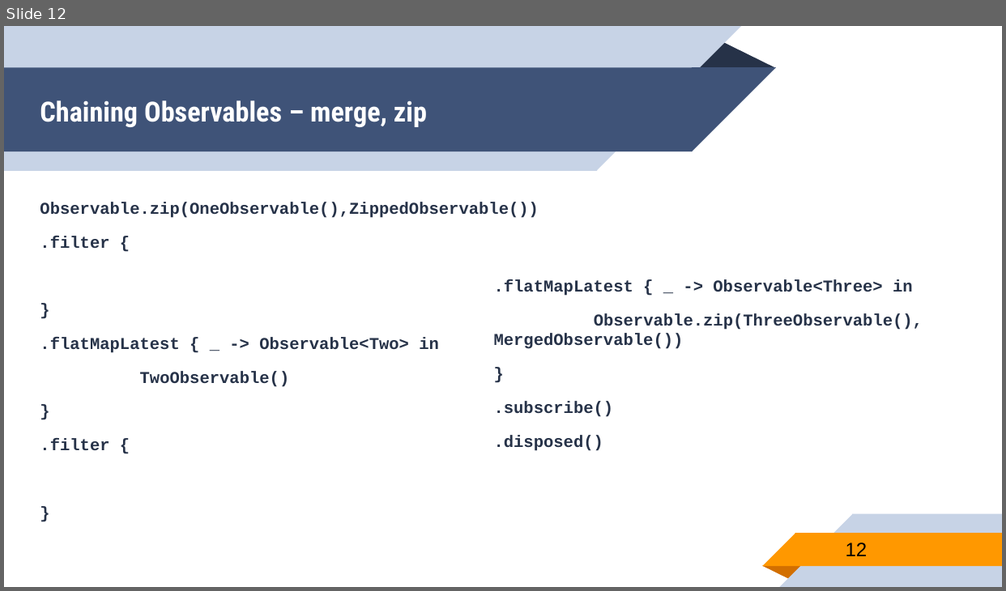
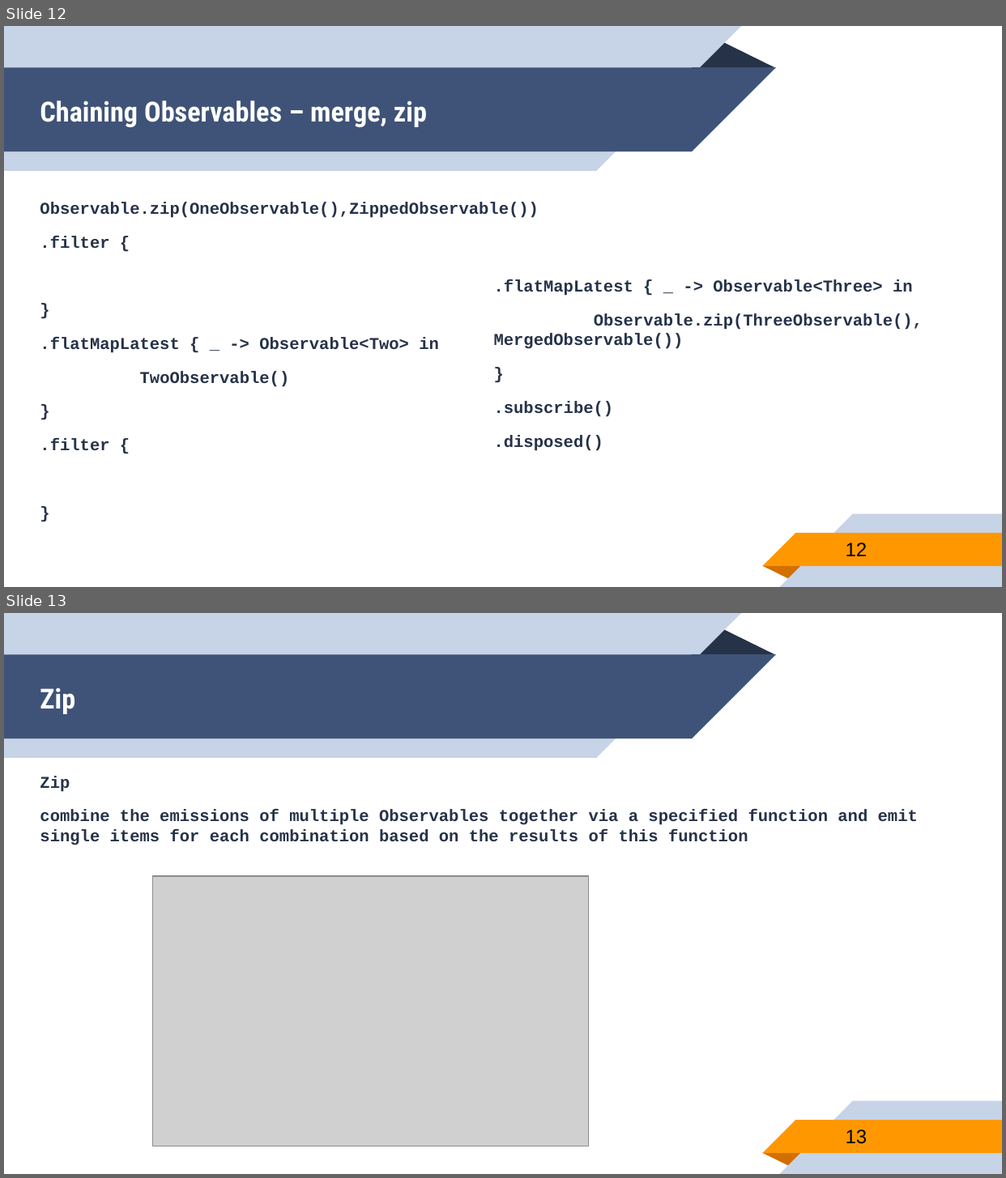
Before and after one commit to younghwankim/RxSwiftClass, a slide deck: ChainObservable/ObservableChain.pptx. Shown one above the other, each under a label of ours: slide 12 before the commit, slides 12 and 13 after it. The pictures are 1006x591 and 1006x1178 pixels, drawn with LibreOffice and Linux fonts; fonts in the diff are those of the drawing; grey boxes stand for pictures. Boxes give left, top, right and bottom in pixels: in the first picture for what was removed or moved away, otherwise in the second. Text is boxed around its words. In the diff, an @@ line names an element or a change of style, - is before the commit and + after.

```diff
--- a/ChainObservable/ObservableChain.pptx
+++ b/ChainObservable/ObservableChain.pptx
@@ slide 13 added at bbox=[4, 613, 1002, 1174], background #FFFFFF; not listed: 10 template elements that a slide beside it also shows @@
@@ title added at bbox=[40, 688, 75, 714], 20 pt, text #FFFFFF, bold @@
+Zip
@@ text added at bbox=[40, 776, 918, 845], 12 pt, text #263248, bold @@
+Zip
+combine the emissions of multiple Observables together via a specified function and emit single items for each combination based on the results of this function
@@ picture added at bbox=[153, 876, 589, 1147] @@
@@ page number added at bbox=[846, 1130, 867, 1144], 14 pt, text #000000 @@
+13
```
Also in this commit, not shown: 2 other slides added, 1 other file.
